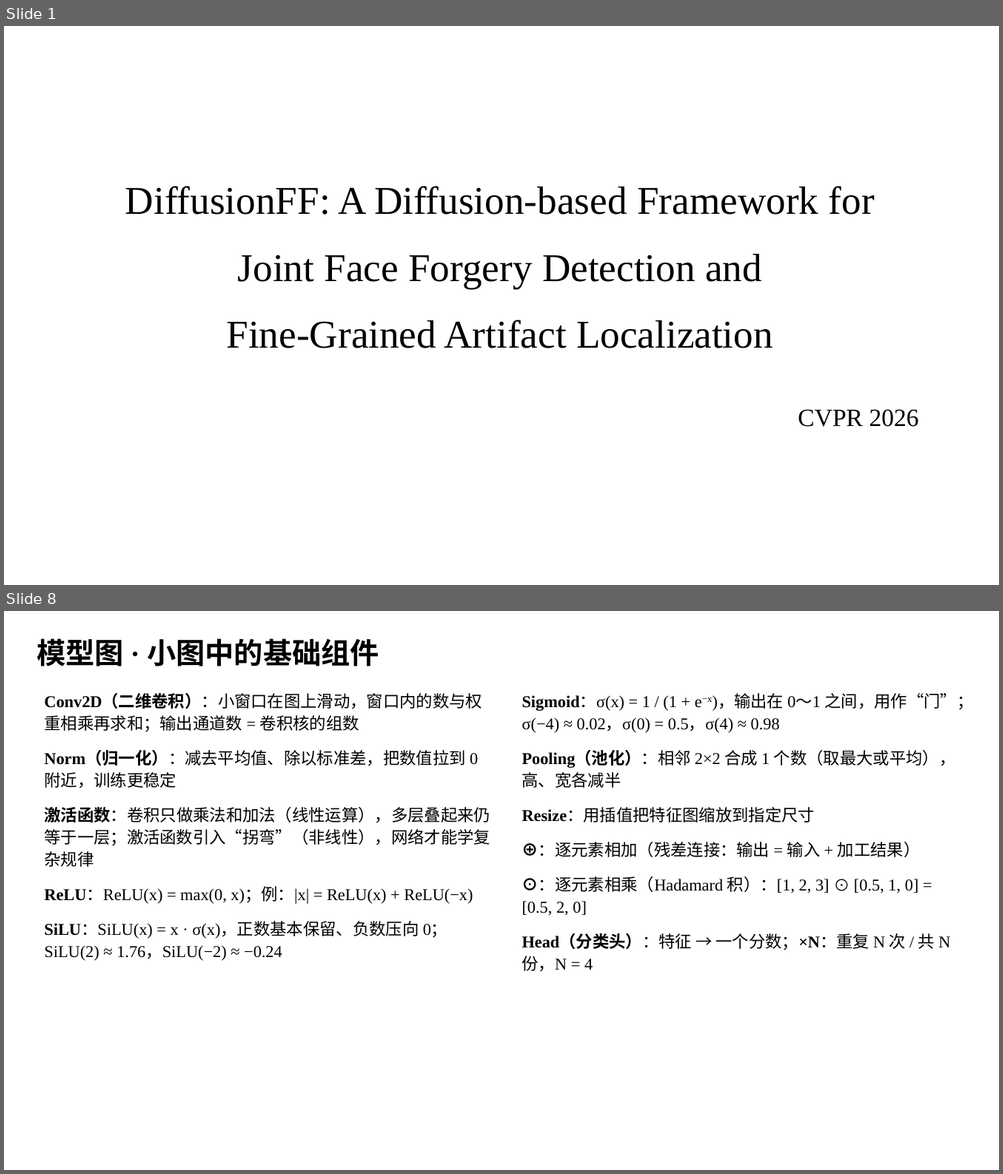
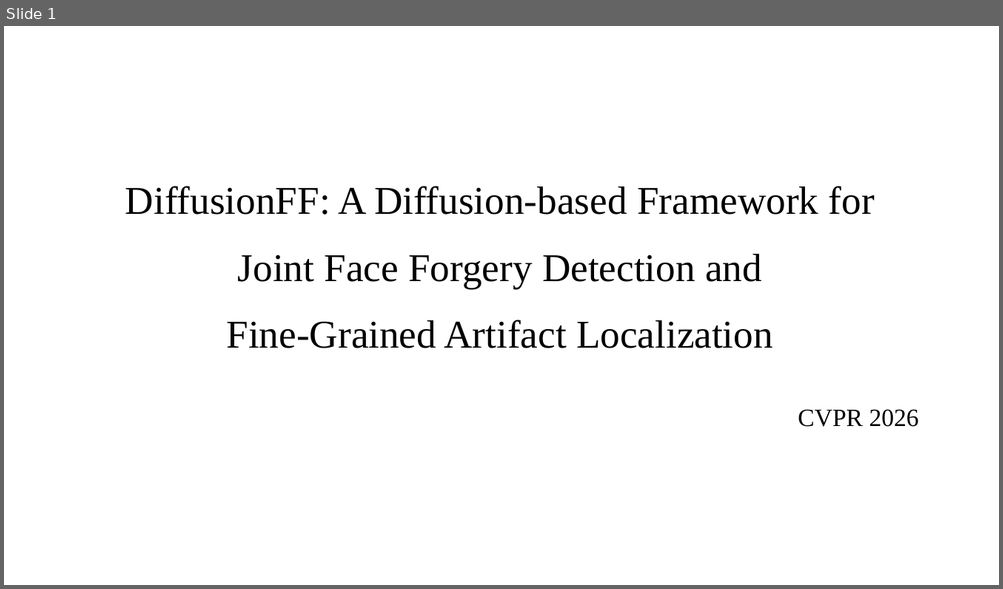
Before and after one commit to hljuzyc/Semantic-Segmentation, a slide deck: DiffusionFF汇报/DiffusionFF汇报.pptx. Shown one above the other, each under a label of ours: slides 1 and 8 before the commit, slide 1 after it; the slides between them are not shown. The pictures are 1003x1174 and 1003x589 pixels, drawn with LibreOffice and Linux fonts; fonts in the diff are those of the drawing. Boxes give left, top, right and bottom in pixels: in the first picture for what was removed or moved away, otherwise in the second. Text is boxed around its words. In the diff, an @@ line names an element or a change of style, - is before the commit and + after.

```diff
--- a/DiffusionFF汇报/DiffusionFF汇报.pptx
+++ b/DiffusionFF汇报/DiffusionFF汇报.pptx
@@ slide 8 removed at bbox=[4, 611, 999, 1170], background #FFFFFF @@
@@ text removed at bbox=[37, 638, 379, 667] @@
-模型图 · 小图中的基础组件
@@ text removed at bbox=[44, 695, 490, 961] @@
-Conv2D（二维卷积）：小窗口在图上滑动，窗口内的数与权重相乘再求和；输出通道数 = 卷积核的组数
-Norm（归一化）：减去平均值、除以标准差，把数值拉到 0 附近，训练更稳定
-激活函数：卷积只做乘法和加法（线性运算），多层叠起来仍等于一层；激活函数引入“拐弯”（非线性），网络才能学复杂规律
-ReLU：ReLU(x) = max(0, x)；例：|x| = ReLU(x) + ReLU(−x)
-SiLU：SiLU(x) = x · σ(x)，正数基本保留、负数压向 0；SiLU(2) ≈ 1.76，SiLU(−2) ≈ −0.24
@@ text removed at bbox=[522, 693, 973, 972] @@
-Sigmoid：σ(x) = 1 / (1 + e−x)，输出在 0～1 之间，用作“门”；σ(−4) ≈ 0.02，σ(0) = 0.5，σ(4) ≈ 0.98
-Pooling（池化）：相邻 2×2 合成 1 个数（取最大或平均），高、宽各减半
-Resize：用插值把特征图缩放到指定尺寸
-⊕：逐元素相加（残差连接：输出 = 输入 + 加工结果）
-⊙：逐元素相乘（Hadamard 积）：[1, 2, 3] ⊙ [0.5, 1, 0] = [0.5, 2, 0]
-Head（分类头）：特征 → 一个分数；×N：重复 N 次 / 共 N 份，N = 4
```
Also in this commit, not shown: 2 slides changed, 10 slides added, 22 other slides removed, 28 other files.
